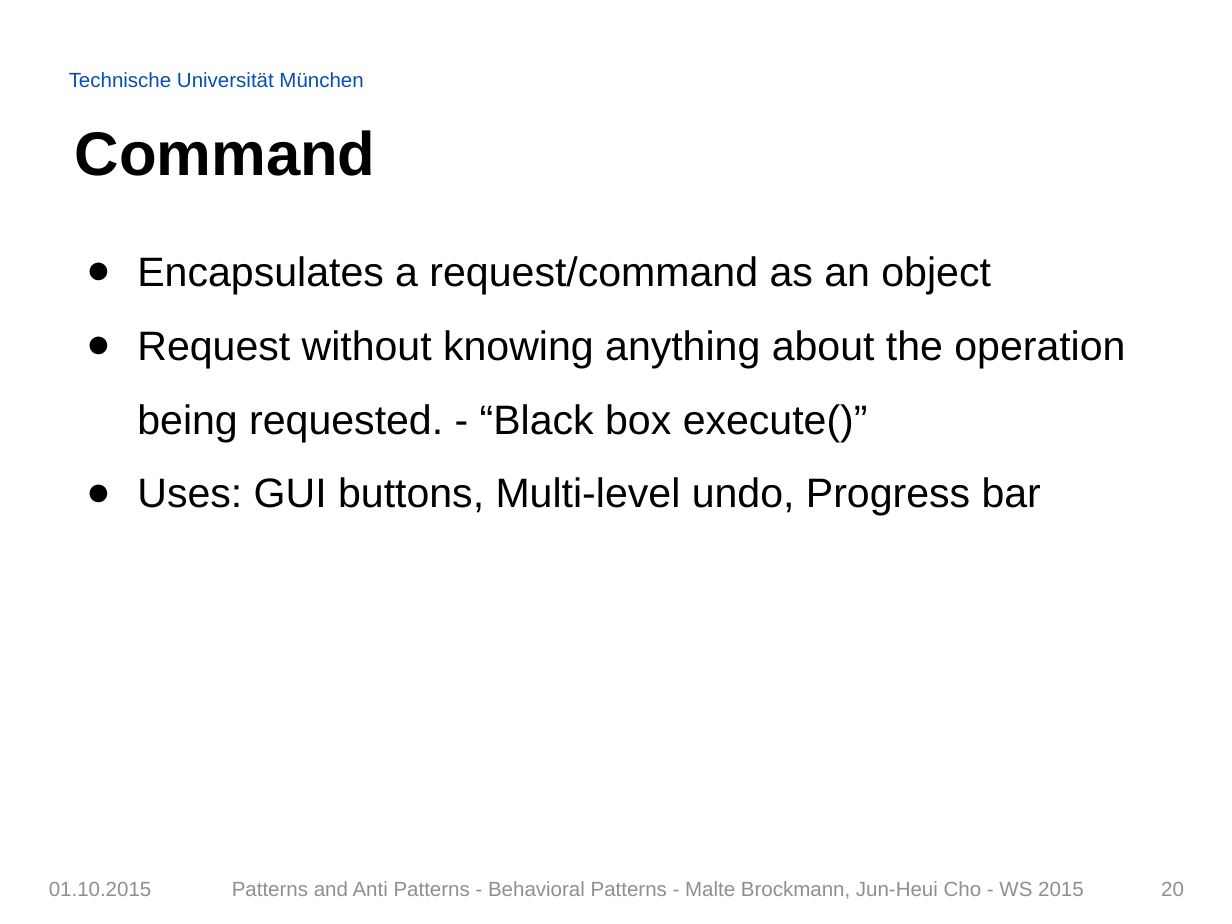
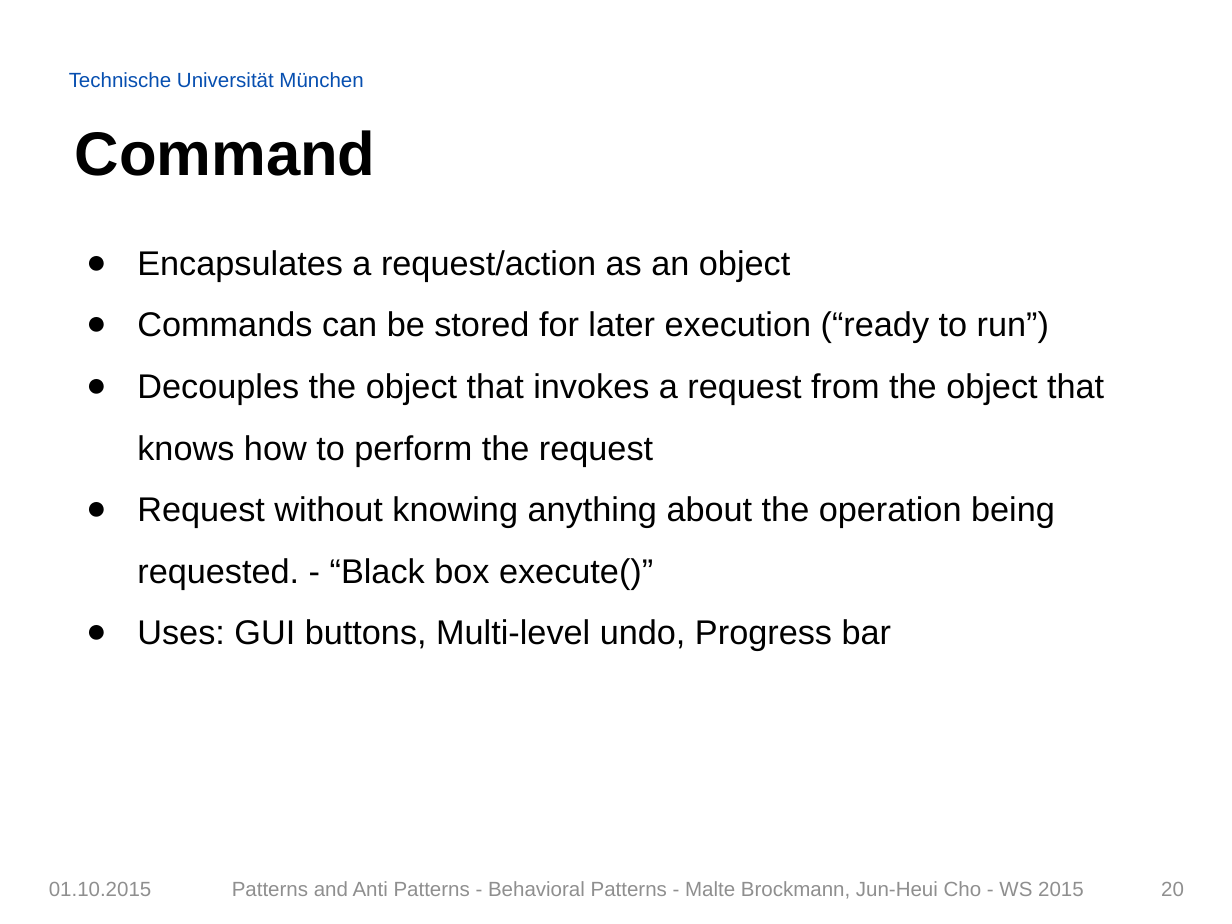
Before and after one commit to Painted6/Behavioral-design-patterns, a slide deck: slide 20 of Behavioral Patterns - JS Patterns and Anti Patterns.pptx. Drawn at 1232x924 pixels with LibreOffice and Linux fonts; fonts in the diff are those of the drawing; background and template pictures are left out. Boxes give left, top, right and bottom in pixels: in the first picture for what was removed or moved away, otherwise in the second. Text is boxed around its words. In the diff, an @@ line names an element or a change of style, - is before the commit and + after.

```diff
--- a/Behavioral Patterns - JS Patterns and Anti Patterns.pptx
+++ b/Behavioral Patterns - JS Patterns and Anti Patterns.pptx
@@ text at (x1=137, y1=250, x2=1104, y2=466): text changed; size 24 to 20 pt @@
-● Encapsulates a request/command as an object
+● Encapsulates a request/action as an object
+● Commands can be stored for later execution (“ready to run”)
+● Decouples the object that invokes a request from the object that knows how to perform the request
@@ text at (x1=137, y1=496, x2=1055, y2=651): size 24 to 20 pt in "Request without knowing anything about the operation ...", "Uses: GUI buttons, Multi-level undo, Progress bar" @@
```
Also in this commit, not shown: 3 other slides changed, 1 other file.
